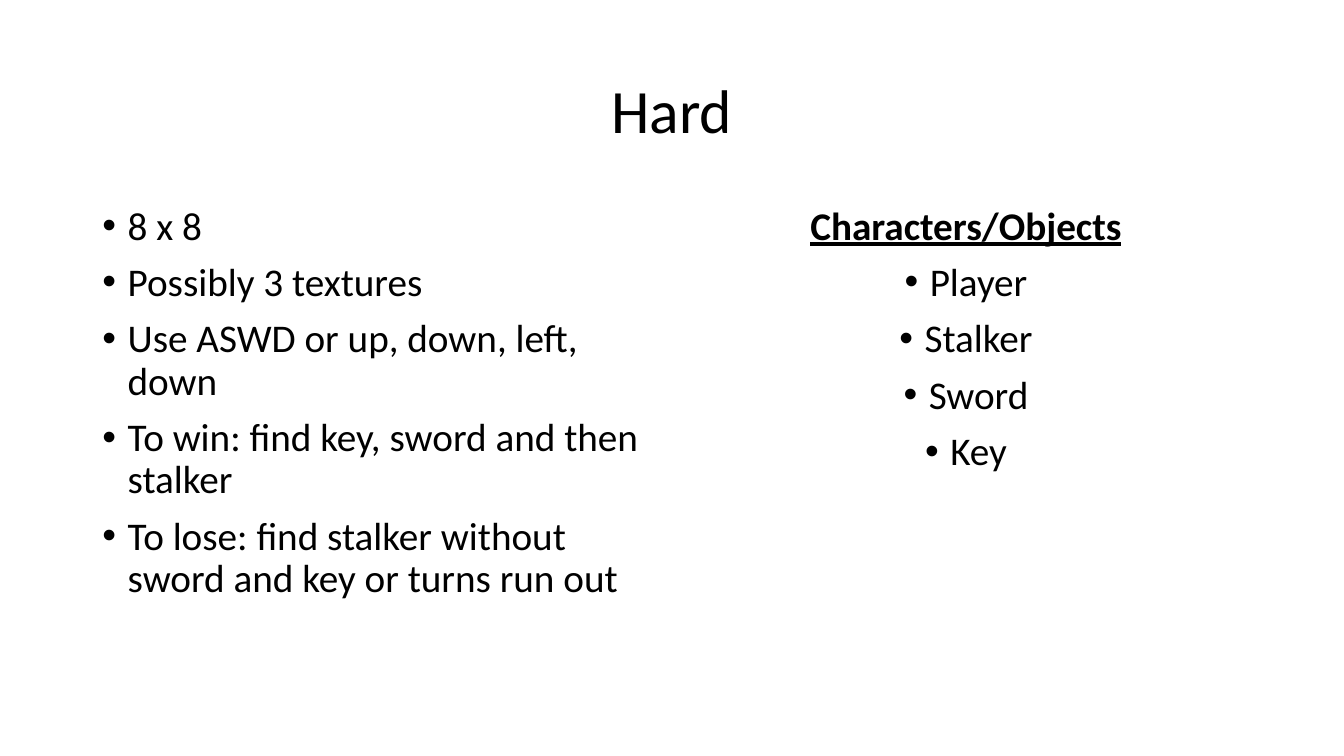
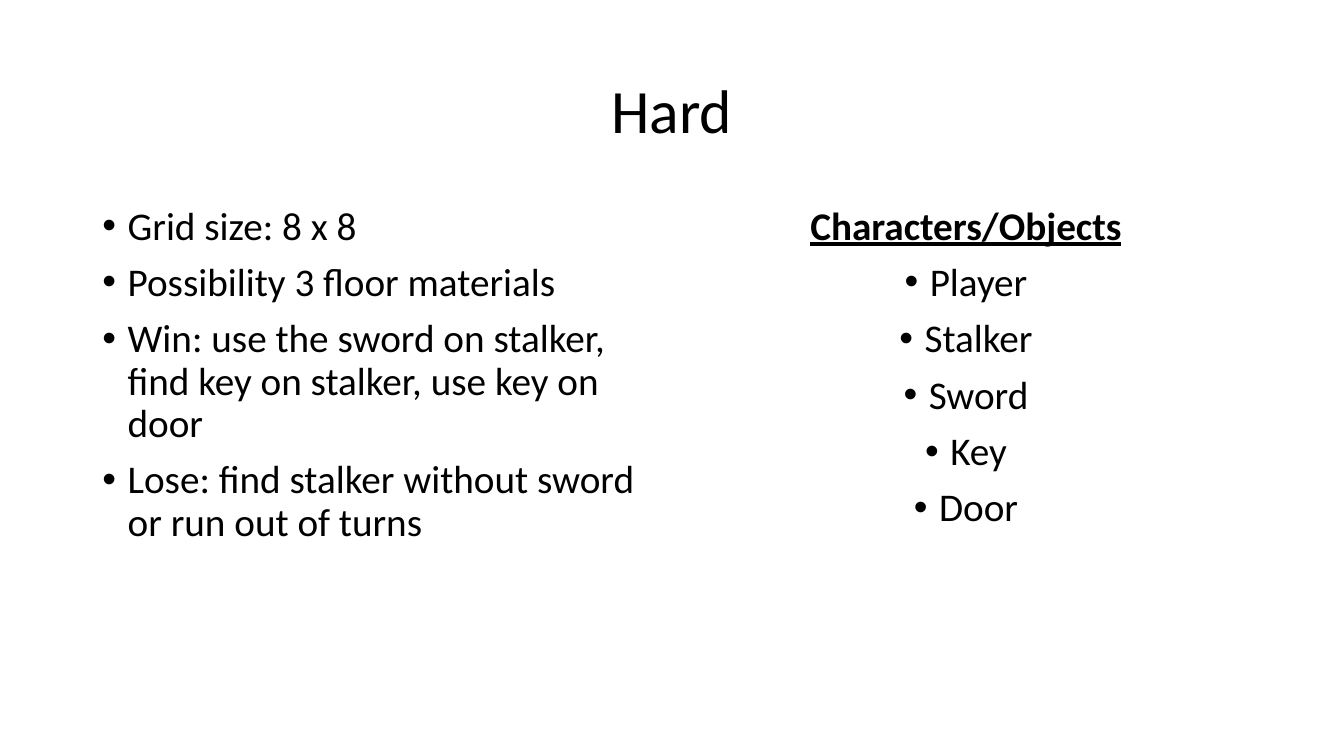
Before and after one commit to WyattSt/group-2, a slide deck: slide 6 of The Invisible Stalker.pptx. Drawn at 1344x756 pixels with LibreOffice and Linux fonts; fonts in the diff are those of the drawing. Boxes give left, top, right and bottom in pixels: in the first picture for what was removed or moved away, otherwise in the second. Text is boxed around its words. In the diff, an @@ line names an element or a change of style, - is before the commit and + after.

```diff
--- a/The Invisible Stalker.pptx
+++ b/The Invisible Stalker.pptx
@@ text at (128, 212, 634, 537): text changed @@
-• 8 x 8
-• Possibly 3 textures
-• Use ASWD or up, down, left, down
-• To win: find key, sword and then stalker
-• To lose: find stalker without sword and key or turns run out
+• Grid size: 8 x 8
+• Possibility 3 floor materials
+• Win: use the sword on stalker, find key on stalker, use key on door
+• Lose: find stalker without sword or run out of turns
@@ text at (939, 496, 1018, 522): paragraph added @@
+• Door
```
Also in this commit, not shown: 2 other slides changed, 2 slides added, 1 slide removed.
